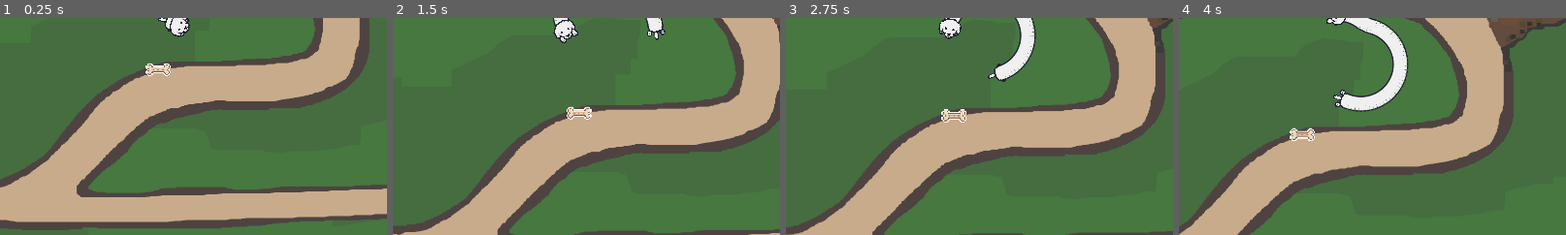
Above: before the commit, frames 1-4 (left to right).
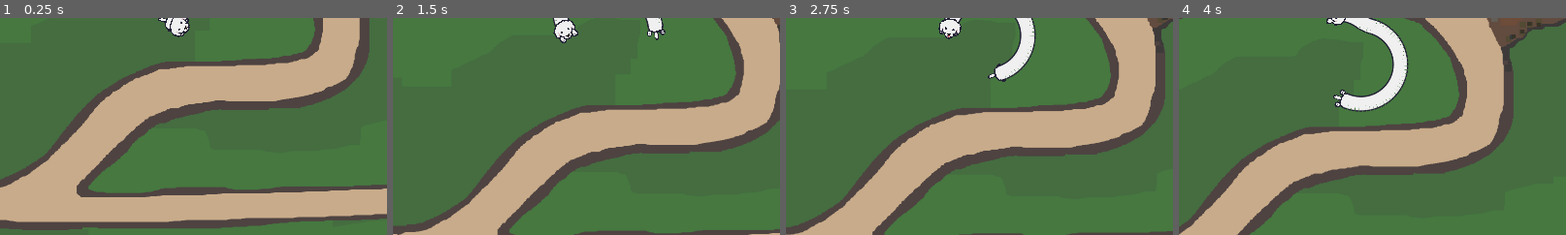
Above: after the commit, the same moments.

Repository: EsasHG/notsnake
Game: Godot game, scene res://Scenes/SceneAgain.tscn
Two runs of this game, one before a commit and one after it. Both use one fixed random seed, a clock stepped at 60 frames per second and the inputs below.
Inputs:
- Up to frame 1 (0.25 s): no input
- Up to frame 2 (1.5 s): tap Space at 0.77 s
- Up to frame 3 (2.75 s): tap Space at 1.52 s
- Up to frame 4 (4 s): tap Space at 3.02, 3.77 s
The pictures show only the part of the screen within x 28-78%, y 50-100%; the shares and areas given below are measured in that part.

The runs differ from the first frame. In frame 1, 0.3% of the frame differs, in the area x 37-45%, y 20-27%; in frame 2, 0.3%; in frame 3, 0.3%; in frame 4, 0.3%, in the area x 28-36%, y 50-57%.

Commit message:
Think i fixed pickups not spawning

Diff:
--- a/Scenes/DogBone.tscn
+++ b/Scenes/DogBone.tscn
@@ -11,6 +11,7 @@
 shape = SubResource("RectangleShape2D_df3dv")
 
 [node name="Sprite2D" type="Sprite2D" parent="."]
+z_index = 1
 texture_filter = 1
 texture = ExtResource("1_plxrs")
 region_enabled = true
--- a/Scenes/DogToy.tscn
+++ b/Scenes/DogToy.tscn
@@ -5,15 +5,14 @@
 [sub_resource type="RectangleShape2D" id="RectangleShape2D_greaw"]
 size = Vector2(52, 20)
 
-[node name="DogToy" type="Area2D"]
+[node name="DogToy" type="Area2D" groups=["Treats"]]
 
 [node name="Sprite2D" type="Sprite2D" parent="."]
+z_index = 1
 texture_filter = 1
-position = Vector2(2012, 17)
 texture = ExtResource("1_em804")
 region_enabled = true
 region_rect = Rect2(70, 10, 52, 19)
 
 [node name="CollisionShape2D" type="CollisionShape2D" parent="."]
-position = Vector2(2012, 17)
 shape = SubResource("RectangleShape2D_greaw")
--- a/Scenes/SceneAgain.tscn
+++ b/Scenes/SceneAgain.tscn
@@ -1,8 +1,7 @@
-[gd_scene load_steps=14 format=3 uid="uid://2rjb4w7s6uto"]
+[gd_scene load_steps=13 format=3 uid="uid://2rjb4w7s6uto"]
 
 [ext_resource type="PackedScene" uid="uid://bkjd5mneny7c1" path="res://Scenes/PlayerDog.tscn" id="1_qv8ra"]
 [ext_resource type="Texture2D" uid="uid://bmqbm1vvrgv8b" path="res://Assets/Map/mapmaybe_base_BIGGER_2.png" id="2_yclsr"]
-[ext_resource type="PackedScene" uid="uid://c7508ame74p7h" path="res://Scenes/DogBone.tscn" id="9_7fe6i"]
 [ext_resource type="PackedScene" uid="uid://bmdwqot80pmgt" path="res://Scenes/Running_dog.tscn" id="11_77w4f"]
 [ext_resource type="Script" path="res://Scripts/running_dog.gd" id="12_0yqns"]
 [ext_resource type="PackedScene" uid="uid://clgtvb1djen1s" path="res://Scenes/bench.tscn" id="13_y4fym"]
@@ -36,9 +35,6 @@
 scale = Vector2(0.5, 0.5)
 texture = ExtResource("2_yclsr")
 
-[node name="Area2D" parent="World" instance=ExtResource("9_7fe6i")]
-position = Vector2(6, 126)
-
 [node name="Area2D2" parent="World" instance=ExtResource("11_77w4f")]
 position = Vector2(814, 454)
 script = ExtResource("12_0yqns")
@@ -55,12 +51,6 @@
 [node name="CollisionShape2D" type="CollisionShape2D" parent="World/Walls/Area2D2"]
 shape = SubResource("WorldBoundaryShape2D_6ntvb")
 
-[node name="Bench" parent="World/Walls/Area2D2" instance=ExtResource("13_y4fym")]
-position = Vector2(-586, 91)
-
-[node name="Fountain" parent="World/Walls/Area2D2" instance=ExtResource("14_518u0")]
-position = Vector2(-577, -160)
-
 [node name="Area2D3" type="Area2D" parent="World/Walls" groups=["Dangers"]]
 
 [node name="CollisionShape2D" type="CollisionShape2D" parent="World/Walls/Area2D3"]
@@ -71,39 +61,45 @@
 [node name="CollisionShape2D" type="CollisionShape2D" parent="World/Walls/Area2D4"]
 shape = SubResource("WorldBoundaryShape2D_rkj8e")
 
+[node name="Bench" parent="World" instance=ExtResource("13_y4fym")]
+position = Vector2(-586, 91)
+
+[node name="Fountain" parent="World" instance=ExtResource("14_518u0")]
+position = Vector2(-577, -160)
+
 [node name="PickupSpawner" type="Node2D" parent="World"]
 script = ExtResource("14_lwrxm")
 
-[node name="PickupPoints" type="Node2D" parent="World"]
+[node name="PickupPoints" type="Node2D" parent="World/PickupSpawner"]
 
-[node name="Node2D" type="Node2D" parent="World/PickupPoints"]
+[node name="Node2D" type="Node2D" parent="World/PickupSpawner/PickupPoints"]
 position = Vector2(5, 394)
 
-[node name="Node2D2" type="Node2D" parent="World/PickupPoints"]
+[node name="Node2D2" type="Node2D" parent="World/PickupSpawner/PickupPoints"]
 position = Vector2(-597, -23)
 
-[node name="Node2D3" type="Node2D" parent="World/PickupPoints"]
+[node name="Node2D3" type="Node2D" parent="World/PickupSpawner/PickupPoints"]
 position = Vector2(691, -395)
 
-[node name="Node2D4" type="Node2D" parent="World/PickupPoints"]
+[node name="Node2D4" type="Node2D" parent="World/PickupSpawner/PickupPoints"]
 position = Vector2(803, 289)
 
-[node name="Node2D5" type="Node2D" parent="World/PickupPoints"]
+[node name="Node2D5" type="Node2D" parent="World/PickupSpawner/PickupPoints"]
 position = Vector2(261, -237)
 
-[node name="Node2D6" type="Node2D" parent="World/PickupPoints"]
+[node name="Node2D6" type="Node2D" parent="World/PickupSpawner/PickupPoints"]
 position = Vector2(-785, -417)
 
-[node name="Node2D7" type="Node2D" parent="World/PickupPoints"]
+[node name="Node2D7" type="Node2D" parent="World/PickupSpawner/PickupPoints"]
 position = Vector2(-797, 376)
 
-[node name="Node2D8" type="Node2D" parent="World/PickupPoints"]
+[node name="Node2D8" type="Node2D" parent="World/PickupSpawner/PickupPoints"]
 position = Vector2(808, 216)
 
-[node name="Node2D9" type="Node2D" parent="World/PickupPoints"]
+[node name="Node2D9" type="Node2D" parent="World/PickupSpawner/PickupPoints"]
 position = Vector2(393, 100)
 
-[node name="Node2D10" type="Node2D" parent="World/PickupPoints"]
+[node name="Node2D10" type="Node2D" parent="World/PickupSpawner/PickupPoints"]
 position = Vector2(593, -100)
 
 [node name="CanvasLayer" type="CanvasLayer" parent="."]
--- a/Scripts/DogCrackerSpawner.gd
+++ b/Scripts/DogCrackerSpawner.gd
@@ -3,8 +3,7 @@
 
 @onready var toy = preload("res://Scenes/DogToy.tscn")
 @onready var bone = preload("res://Scenes/DogBone.tscn")
-@onready var pickupPoints : Array[Node] = get_tree().root.find_child("PickupPoints", true, false).get_children()
-
+@onready var pickupPoints : Array[Node] = $PickupPoints.get_children()
 var prevPoint : int = 14
 
 # Called when the node enters the scene tree for the first time.
--- a/Scripts/SimplePlayerCharacter.gd
+++ b/Scripts/SimplePlayerCharacter.gd
@@ -10,6 +10,7 @@
 
 var segmentSprites : Array[Node2D]
 var canAddSprites = true
+var score : int = 0
 
 var frameDelay = 1
 var segmentsPerSection = 50
@@ -83,10 +84,13 @@
 
 func _on_area_entered(area: Area2D) -> void:
 	if(area.is_in_group("Treats")):
+		score+=1
 		for i : int in segmentsPerSection:
 			add_sprite()
 		pickupSpawner.SpawnPickup()
 		area.queue_free()
+		print_debug("Score: " + var_to_str(score))
+
 	elif(area.is_in_group("Dangers")):
 		move = false
 		var g : Control = get_tree().root.find_child("GameOverScreen",true, false)
Not shown, added: Assets/Items/ITEMS_DOGBONE_BIGGEST.png.import
Not shown, added: Assets/UI/GAME WINNER_draft.png.import
